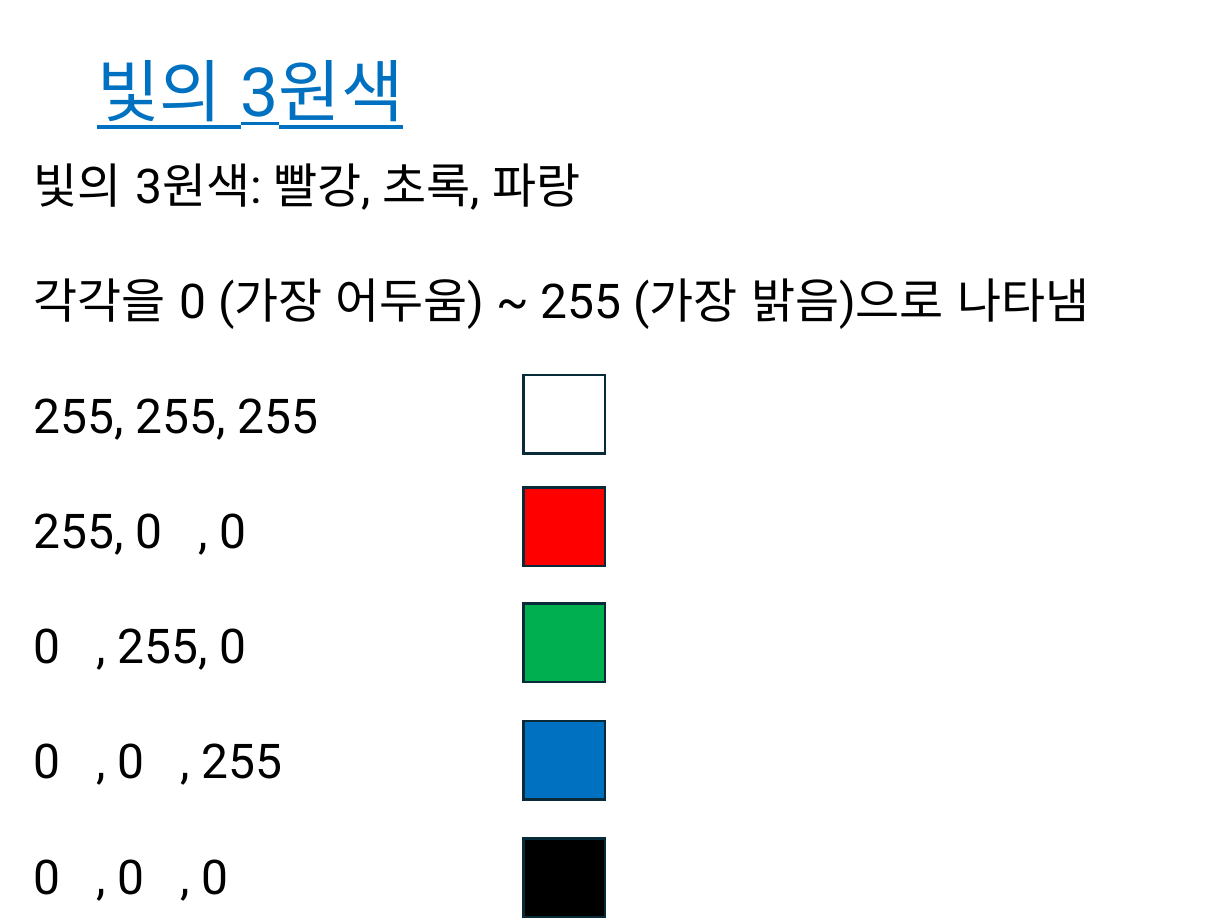
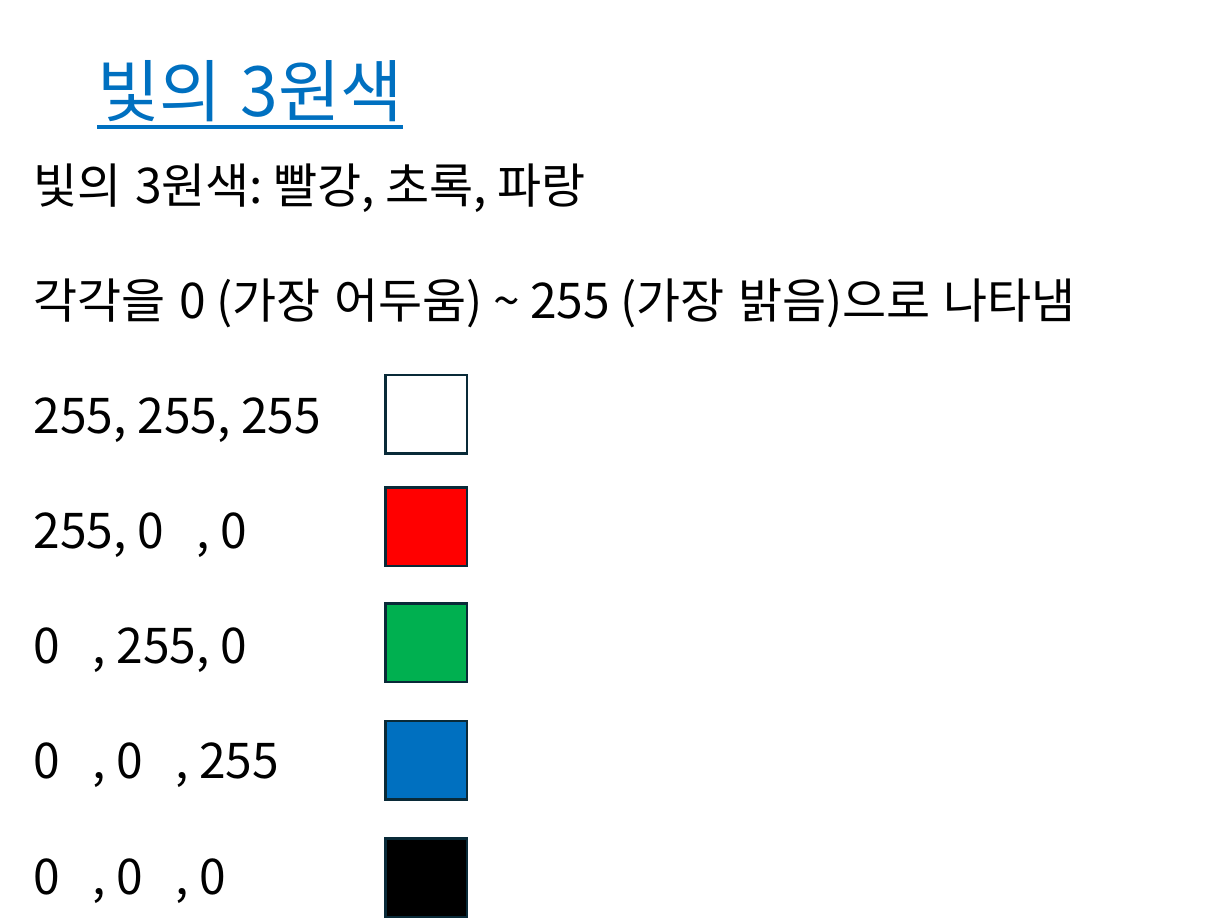
Before and after one commit to chaebkimm/C_ppt, a slide deck: slide 105 of C소개_실습제외.pptx (slide 106 before the commit). Drawn at 1232x924 pixels with LibreOffice and Linux fonts; fonts in the diff are those of the drawing. Boxes give left, top, right and bottom in pixels: in the first picture for what was removed or moved away, otherwise in the second. Text is boxed around its words. In the diff, an @@ line names an element or a change of style, - is before the commit and + after.

```diff
--- a/C소개_실습제외.pptx
+++ b/C소개_실습제외.pptx
@@ title "빛의 3원색" at bbox=[97, 60, 403, 129]: font Roboto to Noto Sans CJK KR @@
@@ text "빛의 3원색: 빨강, 초록, 파랑" at bbox=[34, 163, 1076, 895]: font Roboto to Noto Sans CJK KR @@
@@ 5 rectangles: place and size @@
-5 rectangles at bbox=[524, 375, 605, 918]
+5 rectangles at bbox=[386, 375, 467, 918]
```
Also in this commit, not shown: 104 other slides changed, 1 slide removed.
